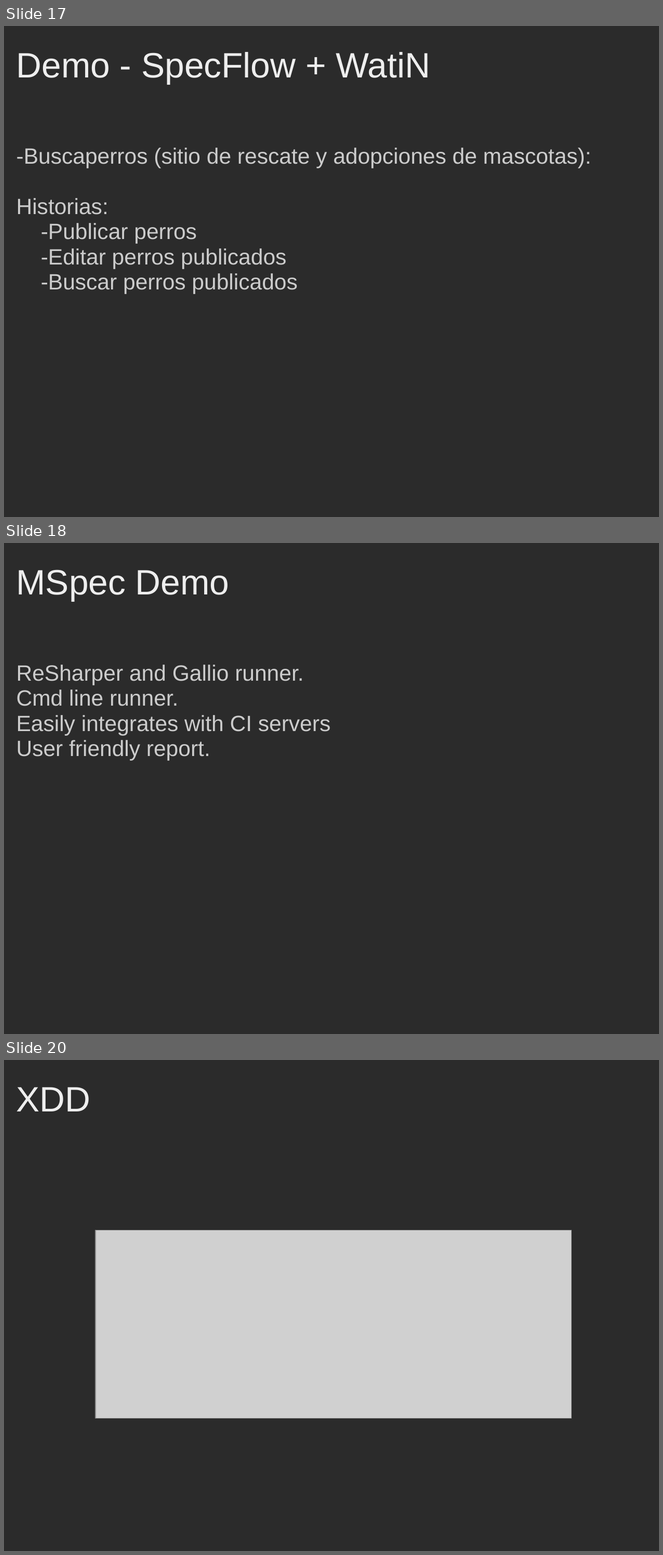
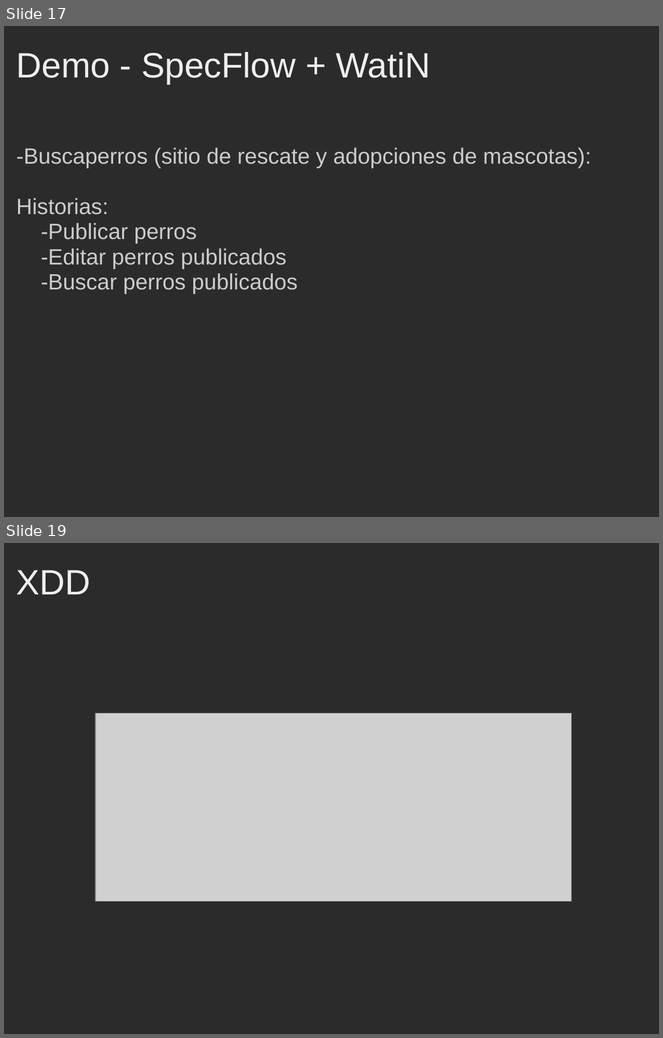
Before and after one commit to hgarcia/DynamicProg, a slide deck: Talks/BDD_AltNet_Hispano/Presentation/BDD_AltNet_Hispano.ppt. Shown one above the other, each under a label of ours: slides 17, 18 and 20 before the commit, slides 17 and 19 after it; the slides between them are not shown. The pictures are 663x1555 and 663x1038 pixels, drawn with LibreOffice and Linux fonts; fonts in the diff are those of the drawing; grey boxes stand for pictures; background and template pictures are left out; a plain dark background stands for a picture behind light text. Boxes give left, top, right and bottom in pixels: in the first picture for what was removed or moved away, otherwise in the second. Text is boxed around its words. In the diff, an @@ line names an element or a change of style, - is before the commit and + after.

```diff
--- a/Talks/BDD_AltNet_Hispano/Presentation/BDD_AltNet_Hispano.ppt
+++ b/Talks/BDD_AltNet_Hispano/Presentation/BDD_AltNet_Hispano.ppt
@@ slide 18 removed at <box>4,543,659,1034</box>, background picture (left out) @@
@@ title removed at <box>16,570,230,601</box> @@
-MSpec Demo
@@ text removed at <box>16,665,331,760</box> @@
-ReSharper and Gallio runner.
-Cmd line runner.
-Easily integrates with CI servers
-User friendly report.
@@ what was slide 20 is now slide 19 @@
```
Also in this commit, not shown: 1 slide added, 1 other slide removed, 9 other files.
